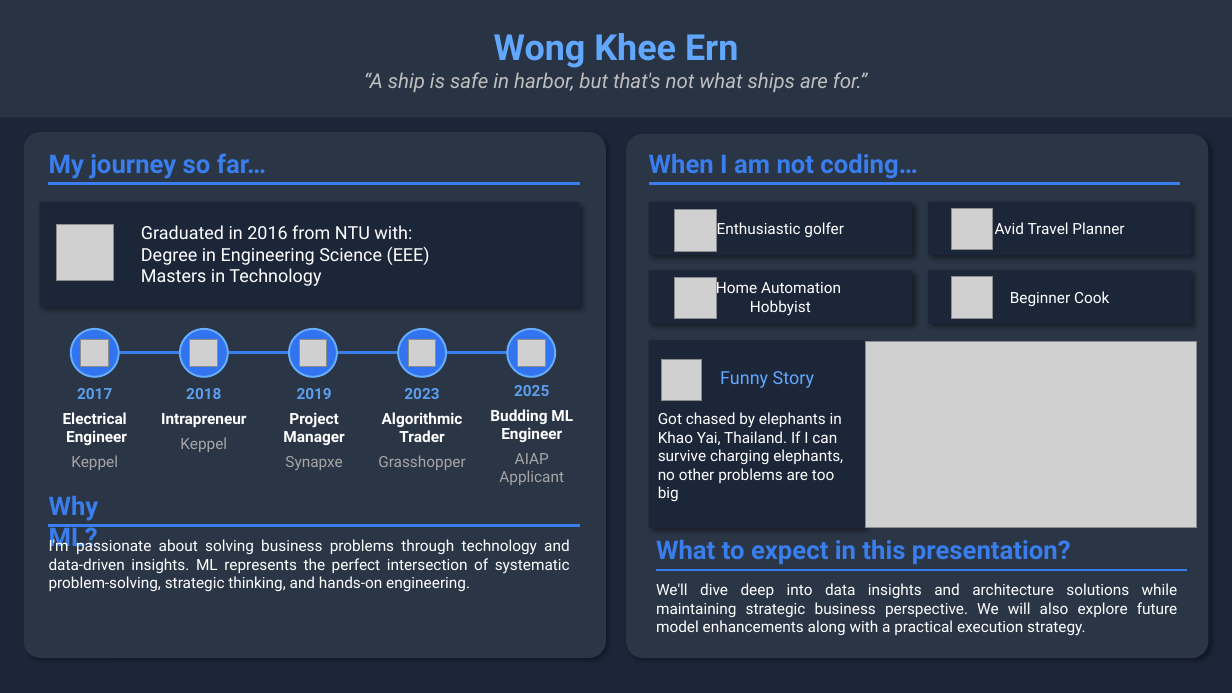
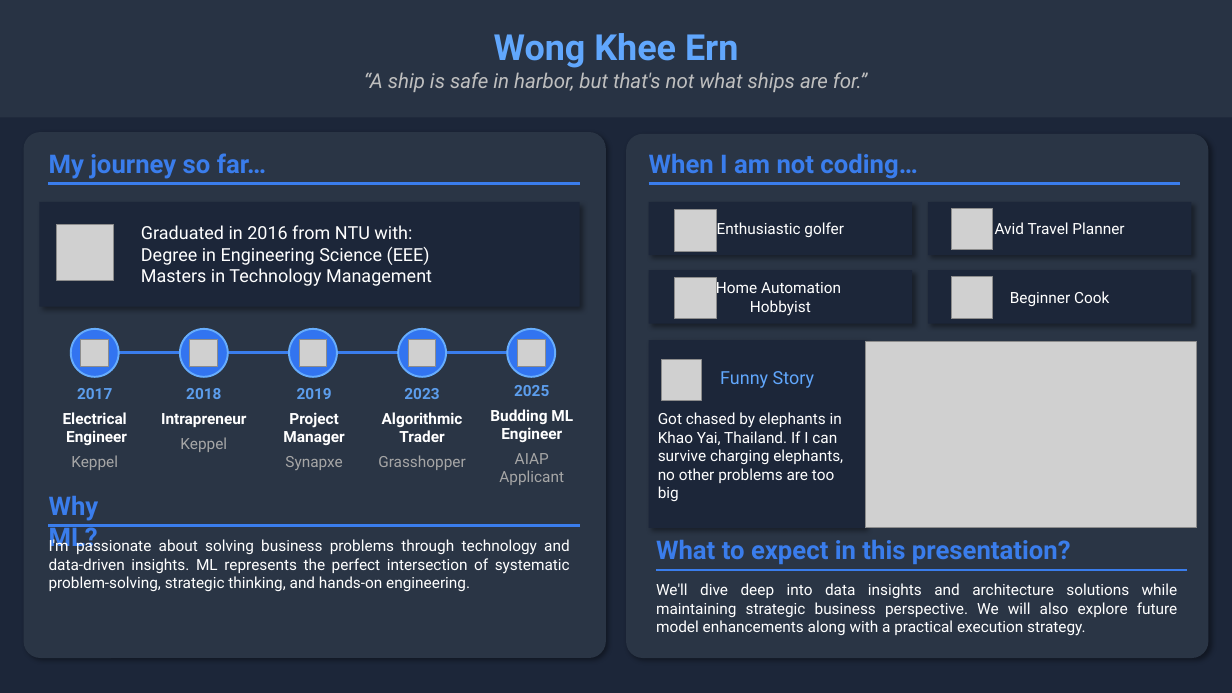
Before and after one commit to KheeErnWong/aiap20-presentation, a slide deck: slide 2 of AIAP20-Presentation.pptm. Drawn at 1232x693 pixels with LibreOffice and Linux fonts; fonts in the diff are those of the drawing; grey boxes stand for pictures; background and template pictures are left out. Boxes give left, top, right and bottom in pixels: in the first picture for what was removed or moved away, otherwise in the second. Text is boxed around its words. In the diff, an @@ line names an element or a change of style, - is before the commit and + after.

```diff
--- a/AIAP20-Presentation.pptm
+++ b/AIAP20-Presentation.pptm
@@ text in rectangle at [141,268,432,286]: text changed @@
-Masters in Technology
+Masters in Technology Management
```
Also in this commit, not shown: 5 other slides changed.
